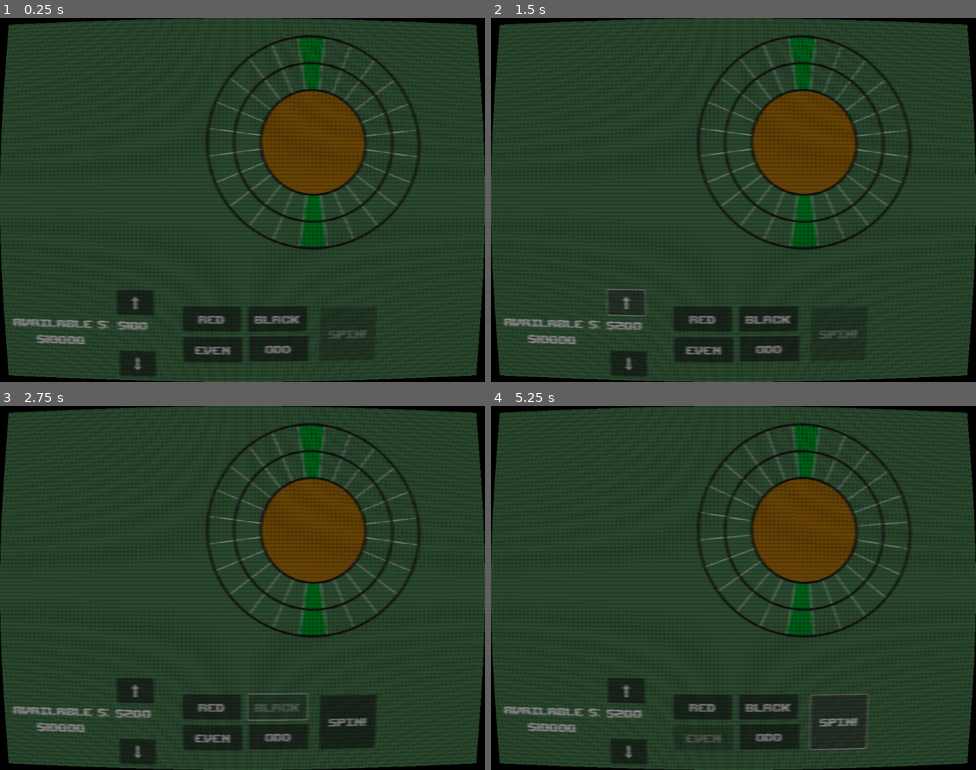
Above: before the commit, frames 1-4 (two rows, left to right).
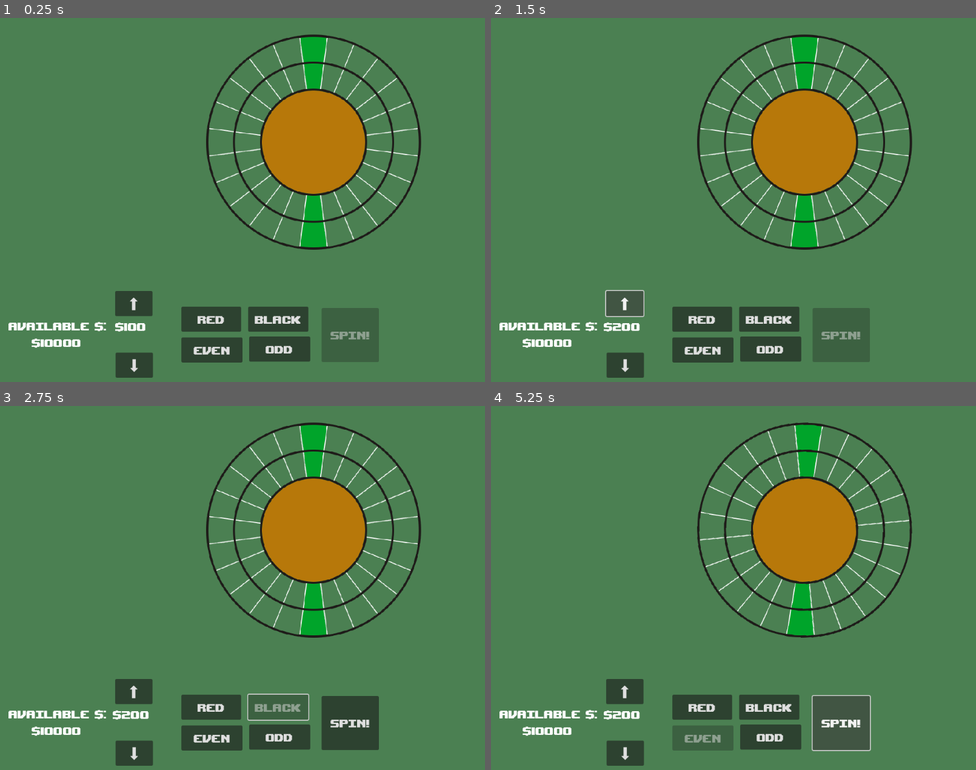
Above: after the commit, the same moments.

Repository: RossRKK/gmtk-game-jam-2025
Game: Godot game, scene res://scenes/roulette_scene.tscn
Same seed, same stepped clock (60 frames per second), same inputs: the game is played once before the commit and once after it.
Inputs:
- Up to frame 1 (0.25 s): no input
- Up to frame 2 (1.5 s): click "⬇" at 0.5 s; click "⬆" at 1.25 s
- Up to frame 3 (2.75 s): click "Black" at 2 s
- Up to frame 4 (5.25 s): click "Red" at 2.75 s; click "Odd" at 3.5 s; click "Even" at 4.25 s; click "Spin!" at 5 s

The runs differ from the first frame. In frame 1, 98% of the frame differs, in the area x 0-100%, y 0-100%; in frame 2, 98%; in frame 3, 98%; in frame 4, 98%.

Commit message:
Refactored segment effects to be resources

Diff:
--- /dev/null
+++ b/resources/segment_effects/default_segment_curve.tres
@@ -0,0 +1,4 @@
+[gd_resource type="Curve" format=3 uid="uid://cfkfwsyqjqn00"]
+
+[resource]
+_limits = [-5.0, 5.0, -12.0, 12.0]
--- a/scenes/roulette_scene.tscn
+++ b/scenes/roulette_scene.tscn
@@ -20,6 +20,8 @@
 
 [node name="RouletteWheel" parent="." instance=ExtResource("2_bivp3")]
 position = Vector2(663, 261)
+wobble_frequency = 100.0
+wobble_amplitude = 0.05
 
 [node name="BettingBoard" parent="." instance=ExtResource("3_iked3")]
 position = Vector2(232, 596)
@@ -43,6 +45,7 @@
 horizontal_alignment = 1
 
 [node name="CRTEffect" parent="." instance=ExtResource("1_8h7hl")]
+visible = false
 
 [node name="Resulttext" type="RichTextLabel" parent="."]
 offset_left = 354.0
--- a/scenes/roulette_wheel.tscn
+++ b/scenes/roulette_wheel.tscn
@@ -7,7 +7,7 @@
 
 [sub_resource type="Curve" id="Curve_7td6c"]
 _limits = [-0.05, 20.0, 0.0, 1.0]
-_data = [Vector2(0, 0), 0.0, 0.0, 0, 0, Vector2(0.318408, 12.0995), 0.371695, 0.371695, 0, 0, Vector2(0.868159, -0.05), 1.22587, 1.22587, 0, 0, Vector2(1, 0.0135288), 0.0, 0.0, 0, 0]
+_data = [Vector2(0, 0), 0.0, 0.0, 0, 0, Vector2(0.318408, 12.0995), 0.371695, 0.371695, 0, 0, Vector2(0.912935, -0.0415287), 2.27673, 0.364837, 0, 0, Vector2(1, 0.0135288), 0.0, 0.0, 0, 0]
 point_count = 4
 
 [sub_resource type="SpriteFrames" id="SpriteFrames_cjovd"]
--- a/scripts/ball.gd
+++ b/scripts/ball.gd
@@ -1,12 +1,6 @@
-extends Node2D
-
+extends Resource
 class_name Ball
 
-# Called when the node enters the scene tree for the first time.
-func _ready() -> void:
-	pass # Replace with function body.
-
-
-# Called every frame. 'delta' is the elapsed time since the previous frame.
-func _process(delta: float) -> void:
-	pass
+func apply_bet_synergy(segment: Segment, bet: Bet) -> Bet:
+	# TODO change the bet based on synergy rules
+	return bet
--- a/scripts/betting_board.gd
+++ b/scripts/betting_board.gd
@@ -10,14 +10,17 @@
 
 var bet_increment: int = 100
 
-var bet: Bet = Bet.new(bet_increment, Bet.BetType.Unset)
+var bet: Bet = Bet.new(bet_increment, Bet.BetType.Unset):
+	set(value):
+		bet = value
+		update_bet_text()
 
 func update_bet_text() -> void:
 	bet_text.text = "$%d" % bet.bet_amount
 
 func reset() -> void:
-	print("Reseting buttons")
 	bet = Bet.new(bet_increment, Bet.BetType.Unset)
+	update_bet_text()
 	set_button_state()
 
 # Called when the node enters the scene tree for the first time.
--- a/scripts/game.gd
+++ b/scripts/game.gd
@@ -1,6 +1,8 @@
 extends Node
 
 class_name Game
+
+const WHEEL_SIZE = 24
 
 var event_bus: EventBus = EventBus.new()
 var player_inventory: PlayerInventory = PlayerInventory.new()
--- a/scripts/roulette_wheel/roulette_wheel.gd
+++ b/scripts/roulette_wheel/roulette_wheel.gd
@@ -5,18 +5,22 @@
 
 @export var spin_curve: Curve = Curve.new()
 
+@export var wobble_frequency: float = 10
+@export var wobble_amplitude: float = 0.01
+
 @onready var spin_timer: Timer = $SpinTimer
 @onready var sprite: AnimatedSprite2D = $WheelBaseSprite
 @onready var spin_sfx: AudioStreamPlayer2D = $SpinSFX
 
 @onready var segment_handler: SegmentHandler = $SegmentHandler
 
+
 # signal that will be emitted when the wheel stops spinning
 
 
 var spinning: bool = false
 var ball: Ball
-var bet: Bet  = null
+var bet: Bet
 
 func _start_spin(b: Bet) -> void:
 	bet = b
@@ -48,3 +52,6 @@
 		var speed_at_time = spin_curve.sample(normalised_time) # rotations per second
 		var rotation_this_frame = 2 * PI * delta * speed_at_time # distance to move at this speed
 		sprite.rotate(rotation_this_frame)
+
+		sprite.position.x += sin(normalised_time * wobble_frequency * PI) * speed_at_time * wobble_amplitude
+		sprite.position.y += cos(normalised_time * wobble_frequency * PI) * speed_at_time * wobble_amplitude
--- a/scripts/roulette_wheel/segment.gd
+++ b/scripts/roulette_wheel/segment.gd
@@ -1,20 +1,21 @@
-extends Node
+extends Node2D
 
 class_name Segment
 
 enum RouletteColour {
+	Red,
 	Black,
-	Red,
+	Zero,
 }
 
-
-var colour: RouletteColour
-
-var number: int
+@export var colour: RouletteColour
+@export var number: int
+@export var segment_effect: SegmentEffect
 
 func _init(col: RouletteColour, num: int):
 	colour = col
 	number = num
+	segment_effect = SegmentEffect.new()
 
 # Called when the node enters the scene tree for the first time.
 func _ready() -> void:
@@ -28,4 +29,9 @@
 
 func apply_landed_effect(bet: Bet, ball: Ball):
 	print("%s %d" % ["Red" if colour else "Black", number])
+
+	bet = segment_effect.apply_bet_muliplication(bet)
+
+	#bet = ball.apply_bet_synergy(self, bet)
+
 	bet.resolve(self)
--- /dev/null
+++ b/scripts/roulette_wheel/segment_effect.gd
@@ -0,0 +1,35 @@
+@tool
+class_name SegmentEffect
+extends Resource
+
+var game: Game = Game.get_instance()
+
+@export_category("User Experience")
+# The name of this segment effect that will be displayed to the user
+@export var effect_name: String
+# The long description of the effect that will be displayed to the user
+@export var effect_description: String
+
+@export_category("Probability effect")
+@export var probability_effect: Curve = load("res://resources/segment_effects/default_segment_curve.tres").duplicate()
+
+@export_category("Bet Multiplier")
+# If this segment is hit, multiply the bet by this value.
+# See Bet Multiplier Cost for how much this costs the user
+@export var bet_multiplier: float = 1
+
+# How much the muliplier costs.
+# i.e. 1 would cost the user the amount their bet was increased
+# 0 would be free, negative values would give the user more money
+@export var bet_multiplier_cost: float = 1
+
+
+func apply_bet_muliplication(bet: Bet) -> Bet:
+	var new_bet_amount = bet.bet_amount * bet_multiplier
+	var bet_diff = new_bet_amount - bet.bet_amount
+
+	var cost_to_player = bet_diff * bet_multiplier_cost
+
+	bet.bet_amount = new_bet_amount
+
+	return bet
--- a/scripts/roulette_wheel/segment_handler.gd
+++ b/scripts/roulette_wheel/segment_handler.gd
@@ -2,18 +2,16 @@
 
 class_name SegmentHandler
 
-const NUM_SEGMENTS: int = 24
-
-@onready var segments: Array[Segment] = Array([], TYPE_OBJECT, "Node", Segment)
+var game: Game = Game.get_instance()
 
 var random = RandomNumberGenerator.new()
 
 
 # Called when the node enters the scene tree for the first time.
 func _ready() -> void:
-	for i in range(NUM_SEGMENTS):
+	for i in range(game.WHEEL_SIZE):
 		var colour: Segment.RouletteColour = Segment.RouletteColour.Black if i % 2 == 0 else Segment.RouletteColour.Red
-		segments.push_back(Segment.new(colour, i))
+		add_child(Segment.new(colour, i))
 
 
 # Called every frame. 'delta' is the elapsed time since the previous frame.
@@ -21,10 +19,17 @@
 	pass
 
 
+func get_segment_curve(segment: Segment) -> Curve:
+	return segment.segment_effect.probability_effect
 
 func random_segment() -> Segment:
-	#TODO allow segments to effect the distribution
-	return segments[random.randi() % segments.size()] as Segment
+	# allow segments to effect the distribution
+	var segment_curves: Array[Curve] = []
+	for child in get_children():
+		assert(child is Segment)
+		segment_curves.append(get_segment_curve(child))
+	var selected_segment_index = DistributionRNG.random_with_distribution(segment_curves, game.WHEEL_SIZE)
+	return get_children()[selected_segment_index]
 
 
 func pick_and_apply_segment(bet: Bet, ball: Ball) -> Segment:
--- /dev/null
+++ b/scripts/utility/distribution_rng.gd
@@ -0,0 +1,30 @@
+class_name DistributionRNG
+
+static var random = RandomNumberGenerator.new()
+
+static func random_with_distribution(dists: Array[Curve], num_buckets: int) -> int:
+	var cut_offs: Array[float] = []
+
+	var running_total: float = 0
+	for i in range(num_buckets):
+		cut_offs.push_back(running_total)
+		for curve in dists:
+			var domain_width := curve.max_domain - curve.min_domain
+			var bucket_domain_width := domain_width / num_buckets
+			var sample_point := curve.min_domain + bucket_domain_width * (i + 0.5)
+
+			cut_offs[i] += curve.sample(sample_point)
+
+		running_total = cut_offs[i]
+
+	if running_total <= 0.0:
+		return random.randi_range(0, num_buckets - 1)
+
+	var random_value := random.randf_range(0, running_total)
+
+	for i in range(num_buckets):
+		if random_value < cut_offs[i]:
+			return i
+
+	# I don't think this can actually happen but just in case, also g script complains if this isn't here
+	return num_buckets - 1
Not shown, added: scripts/roulette_wheel/segment_effect.gd.uid
Not shown, added: scripts/utility/distribution_rng.gd.uid
